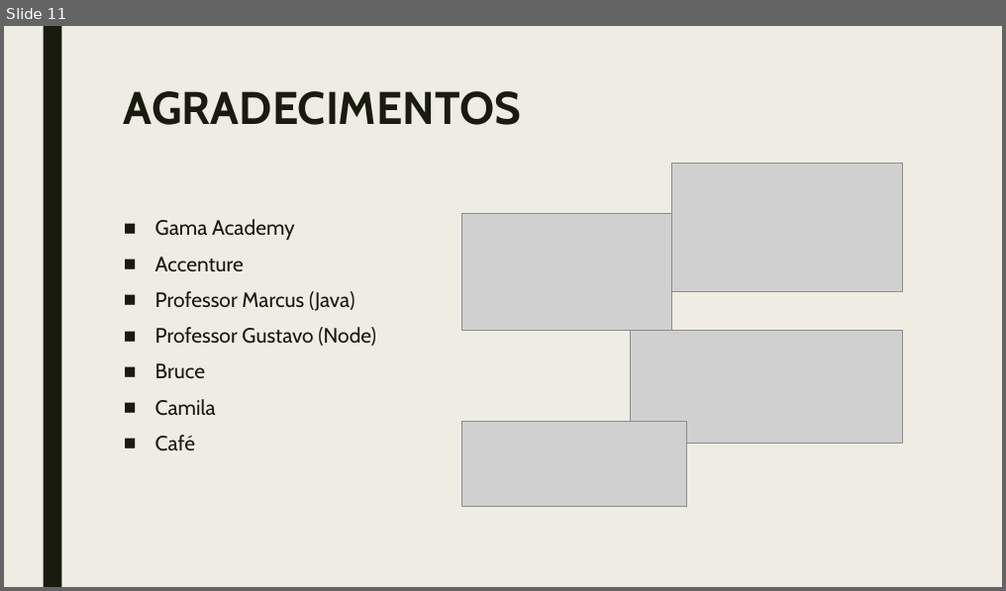
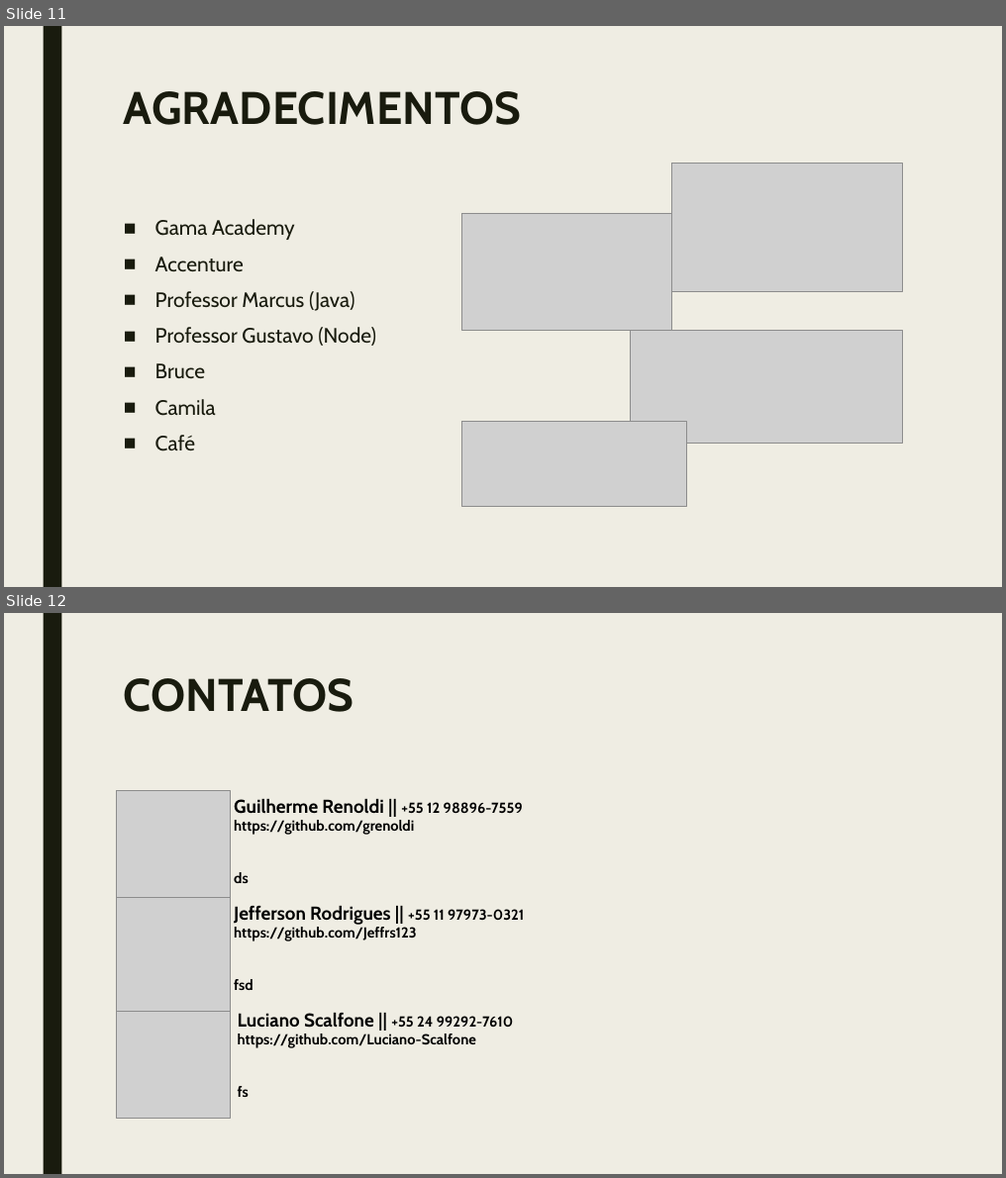
Before and after one commit to Jeffrs123/academy.gama.node, a slide deck: TURING_APRESENTACAO.pptx. Shown one above the other, each under a label of ours: slide 11 before the commit, slides 11 and 12 after it. The pictures are 1006x591 and 1006x1178 pixels, drawn with LibreOffice and Linux fonts; fonts in the diff are those of the drawing; grey boxes stand for pictures. Boxes give left, top, right and bottom in pixels: in the first picture for what was removed or moved away, otherwise in the second. Text is boxed around its words. In the diff, an @@ line names an element or a change of style, - is before the commit and + after.

```diff
--- a/TURING_APRESENTACAO.pptx
+++ b/TURING_APRESENTACAO.pptx
@@ slide 12 added at [4,613,1002,1174], background #EFEDE3; not listed: 1 template element that a slide beside it also shows @@
@@ title added at [124,678,353,712], 44 pt, text #191B0E, bold @@
+CONTATOS
@@ picture added at [116,790,230,904] @@
@@ text added at [234,798,523,883], 14 pt, text #000000, bold @@
+Guilherme Renoldi || +55 12 98896-7559
+https://github.com/grenoldi
+ds
@@ picture added at [116,897,230,1011] @@
@@ text added at [234,905,524,990], 14 pt, text #000000, bold @@
+Jefferson Rodrigues || +55 11 97973-0321
+https://github.com/Jeffrs123
+fsd
@@ picture added at [116,1004,230,1118] @@
@@ text added at [238,1012,513,1097], 14 pt, text #000000, bold @@
+Luciano Scalfone || +55 24 99292-7610
+https://github.com/Luciano-Scalfone
+fs
```
Also in this commit, not shown: 1 slide changed, 1 other slide added, 1 slide removed, 5 other files.
